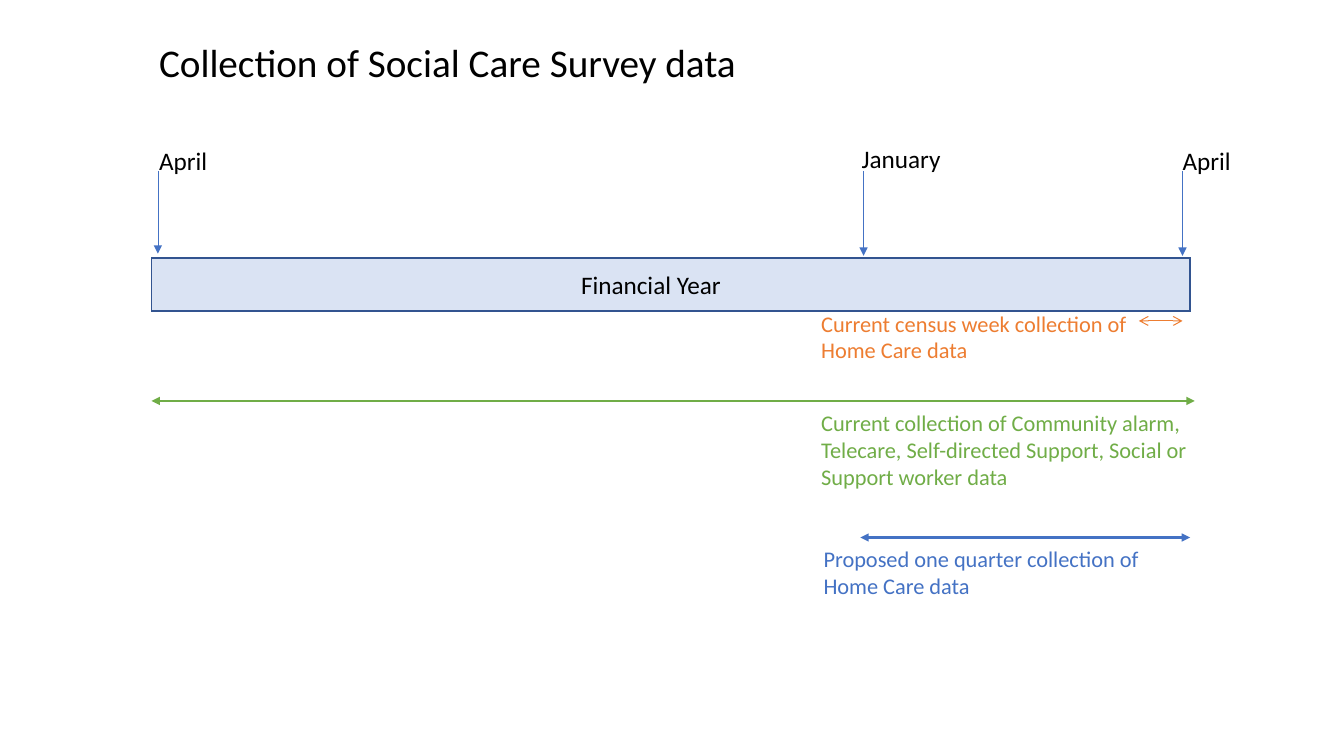
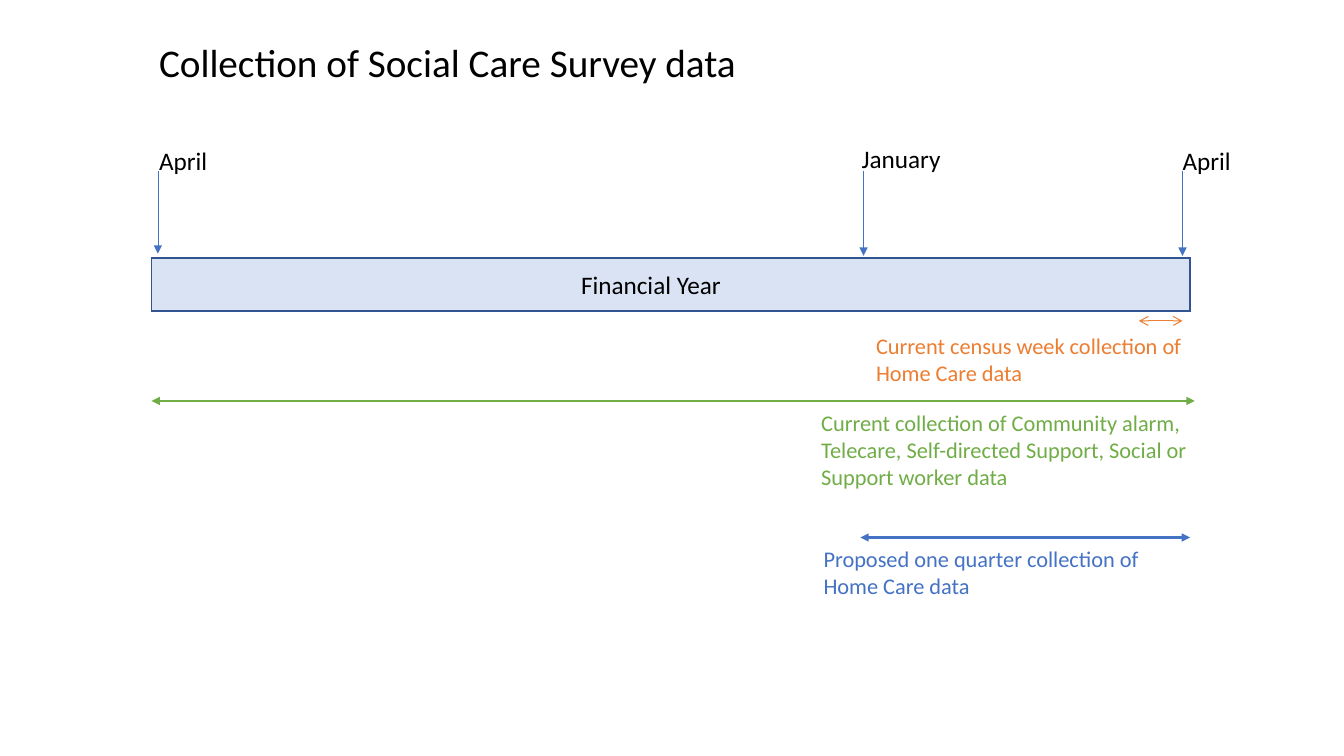
Before and after one commit to davidhen/thesis_rmd, a slide deck: slide 1 of figures/chapter-renf/SCS-collection.pptx. Drawn at 1344x756 pixels with LibreOffice and Linux fonts; fonts in the diff are those of the drawing. Boxes give left, top, right and bottom in pixels: in the first picture for what was removed or moved away, otherwise in the second. Text is boxed around its words. In the diff, an @@ line names an element or a change of style, - is before the commit and + after.

```diff
--- a/figures/chapter-renf/SCS-collection.pptx
+++ b/figures/chapter-renf/SCS-collection.pptx
@@ text "Current census week collection of" moved from (x1=821, y1=316, x2=1127, y2=358) to (x1=876, y1=338, x2=1182, y2=381) @@
```
Also in this commit, not shown: 44 other files.
